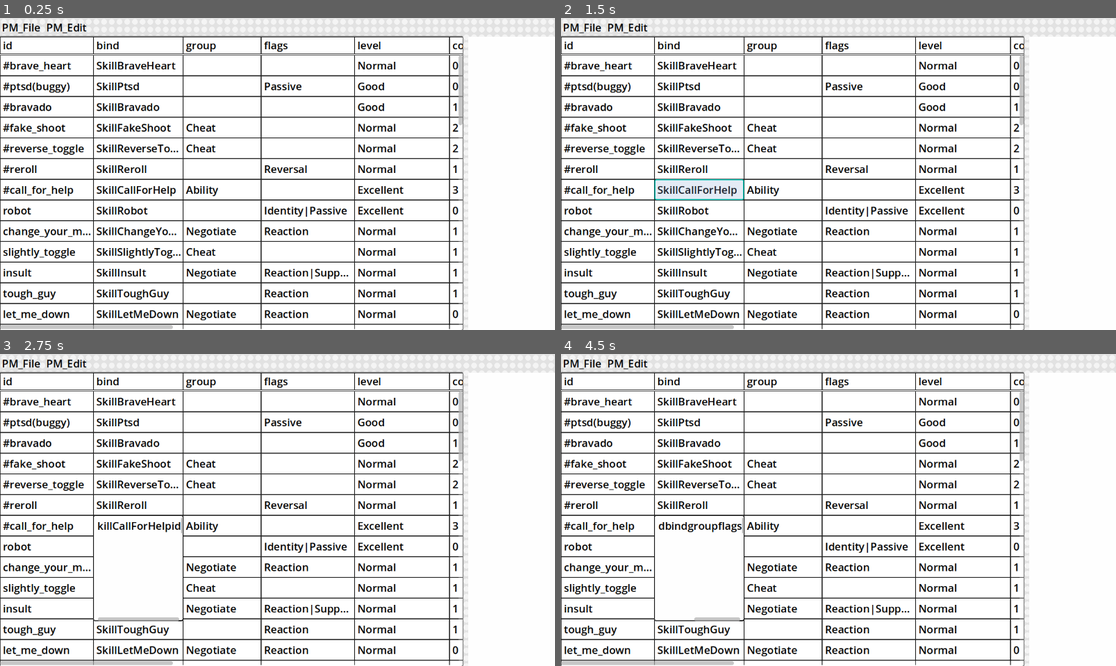
Above: before the commit, frames 1-4 (two rows, left to right).
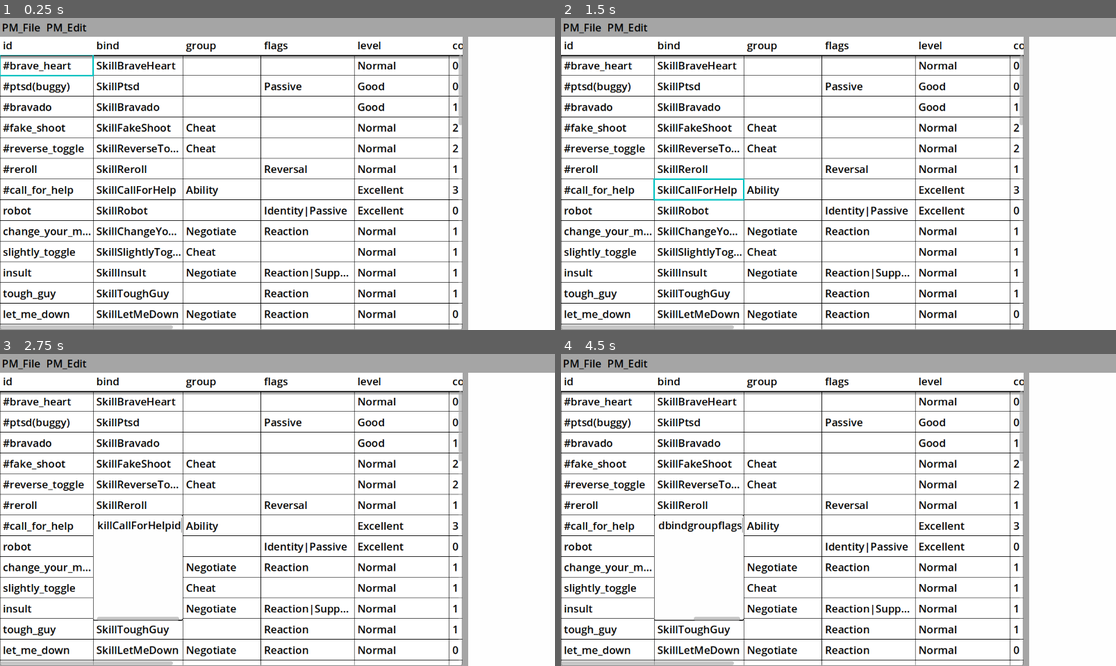
Above: after the commit, the same moments.

Repository: CoolDove/tabro
Game: Godot game, scene res://main.tscn
Same seed, same stepped clock (60 frames per second), same inputs: the game is played once before the commit and once after it.
Inputs (mouse positions are in pixels of both pictures, inside the frame that each line leads up to):
- Up to frame 1 (0.25 s): no input
- Up to frame 2 (1.5 s): tap Enter at 0.5 s; move the mouse to (794, 183) at 0.52 s; hold Ctrl 0.53-1.28 s; click (794, 183) at 0.67 s; tap Space at 1.25 s; move the mouse to (727, 189) at 1.27 s; tap Ctrl at 1.35 s; click (727, 189) at 1.42 s
- Up to frame 3 (2.75 s): type "id" at 2 s
- Up to frame 4 (4.5 s): type "bind" at 2.75 s; type "group" at 3.5 s; type "flags" at 4.25 s

The runs differ from the first frame. In frame 1, 12% of the frame differs, in the area x 0-100%, y 0-100%; in frame 2, 13%; in frame 3, 12%; in frame 4, 12%.

Commit message:
optimize rendering

Diff:
--- a/main.tscn
+++ b/main.tscn
@@ -1,7 +1,9 @@
-[gd_scene load_steps=3 format=3 uid="uid://h08p1qskhvv8"]
+[gd_scene load_steps=4 format=3 uid="uid://h08p1qskhvv8"]
 
 [ext_resource type="Script" uid="uid://ddhdp2g2hvqlo" path="res://system/main.gd" id="1_0xm2m"]
 [ext_resource type="Texture2D" uid="uid://bnhc4wj4cuh3l" path="res://resources/background_tile.png" id="2_0xm2m"]
+
+[sub_resource type="StyleBoxEmpty" id="StyleBoxEmpty_0xm2m"]
 
 [node name="Main" type="Control"]
 layout_mode = 3
@@ -13,6 +15,7 @@
 script = ExtResource("1_0xm2m")
 
 [node name="Background" type="TextureRect" parent="."]
+visible = false
 layout_mode = 1
 anchors_preset = 15
 anchor_right = 1.0
@@ -66,6 +69,7 @@
 custom_minimum_size = Vector2(480, 120)
 layout_mode = 2
 size_flags_horizontal = 3
+theme_override_styles/panel = SubResource("StyleBoxEmpty_0xm2m")
 
 [node name="Inspector" type="Panel" parent="Window/Body"]
 custom_minimum_size = Vector2(180, 0)
--- a/project.godot
+++ b/project.godot
@@ -33,3 +33,4 @@
 
 renderer/rendering_method="gl_compatibility"
 renderer/rendering_method.mobile="gl_compatibility"
+environment/defaults/default_clear_color=Color(0.646029, 0.64602906, 0.6460289, 1)
--- a/resources/theme_tabro_default.tres
+++ b/resources/theme_tabro_default.tres
@@ -70,6 +70,12 @@
 
 [sub_resource type="StyleBoxFlat" id="StyleBoxFlat_idseb"]
 bg_color = Color(0.99607843, 0.99607843, 0.99607843, 1)
+
+[sub_resource type="StyleBoxEmpty" id="StyleBoxEmpty_coj2h"]
+content_margin_left = 6.0
+content_margin_top = 2.0
+content_margin_right = 2.0
+content_margin_bottom = 2.0
 
 [sub_resource type="StyleBoxFlat" id="StyleBoxFlat_2vkvc"]
 content_margin_left = 6.0
@@ -155,8 +161,8 @@
 RichTextLabel/styles/normal = ExtResource("1_coj2h")
 TableCell/base_type = &"Label"
 TableCell/colors/font_color = Color(0, 0, 0, 1)
-TableCell/styles/focus = ExtResource("1_coj2h")
-TableCell/styles/normal = ExtResource("1_coj2h")
+TableCell/styles/focus = SubResource("StyleBoxEmpty_coj2h")
+TableCell/styles/normal = SubResource("StyleBoxEmpty_coj2h")
 TextEdit/colors/caret_color = Color(0.17641887, 0.17641926, 0.1764189, 1)
 TextEdit/colors/font_color = Color(0, 0, 0, 1)
 TextEdit/colors/selection_color = Color(0.27640644, 0.54240066, 0.63761353, 1)
--- a/scenes/table_edit.gd
+++ b/scenes/table_edit.gd
@@ -79,6 +79,25 @@
 
 	grid.add_child(_virtual_spacing_before, false, INTERNAL_MODE_FRONT)
 	grid.add_child(_virtual_spacing_after, false, INTERNAL_MODE_BACK)
+
+	grid.draw.connect(func ():
+		var grid_size = grid.size
+		var grid_color = Color.BLACK
+		for i in range(visible_begin, min(visible_end, data.records.size()) + 1):
+			var y = i * cell_height
+			grid.draw_line(Vector2(0,y), Vector2(grid_size.x, y), grid_color)
+		var x = 0
+		var draw_cell = null
+		grid.draw_line(Vector2(x, 0), Vector2(x, grid_size.y), grid_color)
+		for fidx in range(0, fields.size()):
+			var f = fields[fidx]
+			if is_hover_cell_valid and hover_cell.x == fidx:
+				draw_cell = Rect2(Vector2(x, hover_cell.y * cell_height), Vector2(f.width, cell_height));
+			x += f.width
+			grid.draw_line(Vector2(x, 0), Vector2(x, grid_size.y), grid_color)
+		if draw_cell is Rect2:
+			grid.draw_rect(draw_cell, Color(0x00c2c1ff), false, 3)
+	)
 
 	# Visual stuff
 	remove_child(_grid_hover_highlight_mark)
@@ -116,10 +135,10 @@
 							var twn = create_tween()
 							edit.size = Vector2(fieldinfo.width, cell_height)
 							edit.modulate = Color(1,1,1,0)
-							twn.parallel().tween_property(edit, "size", Vector2(fieldinfo.width, 220), 0.1)
+							twn.parallel().tween_property(edit, "size", Vector2(fieldinfo.width+1, 220), 0.1)
 							twn.parallel().tween_property(edit, "modulate", Color.WHITE, 0.2)
 							add_child(edit)
-							edit.global_position = celledit.global_position
+							edit.global_position = celledit.global_position + Vector2(-1, -1)
 							cell_value_edit = edit
 							edit.on_edit_finish.connect(func(value):
 								data.records[data_row_idx][data_col_idx] = value
@@ -176,10 +195,10 @@
 			old_parent.remove_child(_grid_hover_highlight_mark)
 		if new_hover_celledit != null:
 			_grid_hover_highlight_mark.set_anchors_preset(PRESET_FULL_RECT)
-			new_hover_celledit.add_child(_grid_hover_highlight_mark, false, INTERNAL_MODE_BACK)
+			# new_hover_celledit.add_child(_grid_hover_highlight_mark, false, INTERNAL_MODE_BACK)
 		queue_redraw()
 	hover_cell = new_hover_cell
-	await get_tree().process_frame
+	grid.queue_redraw()
 
 func _get_celledit_from_hover_cell(hover: Vector2i) -> Control:
 	if hover.x < 0 or hover.y < 0 or hover.y > data.records.size() - 2 or hover.x > fields.size() - 1:
@@ -255,6 +274,7 @@
 			else:
 				celledit.text = "%s" % content
 			celledit.custom_minimum_size = Vector2(fields[f].width, cell_height)
+	grid.queue_redraw()
 
 # You can always call this after either creating a celledit or getting from a pool
 func _initialize_celledit(celledit: Label):
@@ -262,7 +282,7 @@
 	celledit.vertical_alignment = VERTICAL_ALIGNMENT_CENTER
 	celledit.theme_type_variation = "TableCell"
 	celledit.autowrap_mode = TextServer.AUTOWRAP_OFF
-	celledit.clip_text = true
+	celledit.clip_text = false # For batch text rendering
 	celledit.text_overrun_behavior = TextServer.OVERRUN_TRIM_ELLIPSIS
 	celledit.max_lines_visible = 1
 
--- a/scenes/table_edit.tscn
+++ b/scenes/table_edit.tscn
@@ -9,16 +9,22 @@
 border_width_right = 2
 border_width_bottom = 2
 border_color = Color(0.49747366, 0.49747372, 0.49747342, 1)
+border_blend = true
 corner_radius_top_left = 4
 corner_radius_top_right = 4
 corner_radius_bottom_right = 4
 corner_radius_bottom_left = 4
-expand_margin_left = 2.0
-expand_margin_top = 2.0
-expand_margin_right = 2.0
-expand_margin_bottom = 2.0
+
+[sub_resource type="StyleBoxFlat" id="StyleBoxFlat_b7skw"]
+bg_color = Color(1, 1, 1, 1)
+border_width_bottom = 2
+border_color = Color(0, 0, 0, 1)
+shadow_color = Color(0, 0, 0, 0.30980393)
+shadow_size = 2
+shadow_offset = Vector2(0, 4)
 
 [node name="TableEdit" type="Panel"]
+clip_contents = true
 custom_minimum_size = Vector2(360, 0)
 anchors_preset = 15
 anchor_right = 1.0
@@ -31,12 +37,15 @@
 script = ExtResource("1_qqa4w")
 
 [node name="TitleScroller" type="ScrollContainer" parent="."]
+clip_contents = false
 custom_minimum_size = Vector2(0, 36)
 layout_mode = 1
 anchors_preset = 10
 anchor_right = 1.0
 offset_bottom = 40.0
 grow_horizontal = 2
+theme_override_styles/panel = SubResource("StyleBoxFlat_b7skw")
+theme_override_styles/focus = SubResource("StyleBoxFlat_b7skw")
 horizontal_scroll_mode = 3
 vertical_scroll_mode = 0
 
@@ -65,6 +74,7 @@
 theme_override_constants/separation = 0
 
 [node name="HoverHighlightMark" type="Panel" parent="."]
+visible = false
 layout_mode = 1
 anchors_preset = 15
 anchor_right = 1.0
Binary file changed: resources/background_tile.png
Not shown: 1 places in resources/theme_tabro_default.tres that only renumber resources
Not shown: 1 places in scenes/table_edit.tscn that only renumber resources
Not shown, changed: .gitignore
